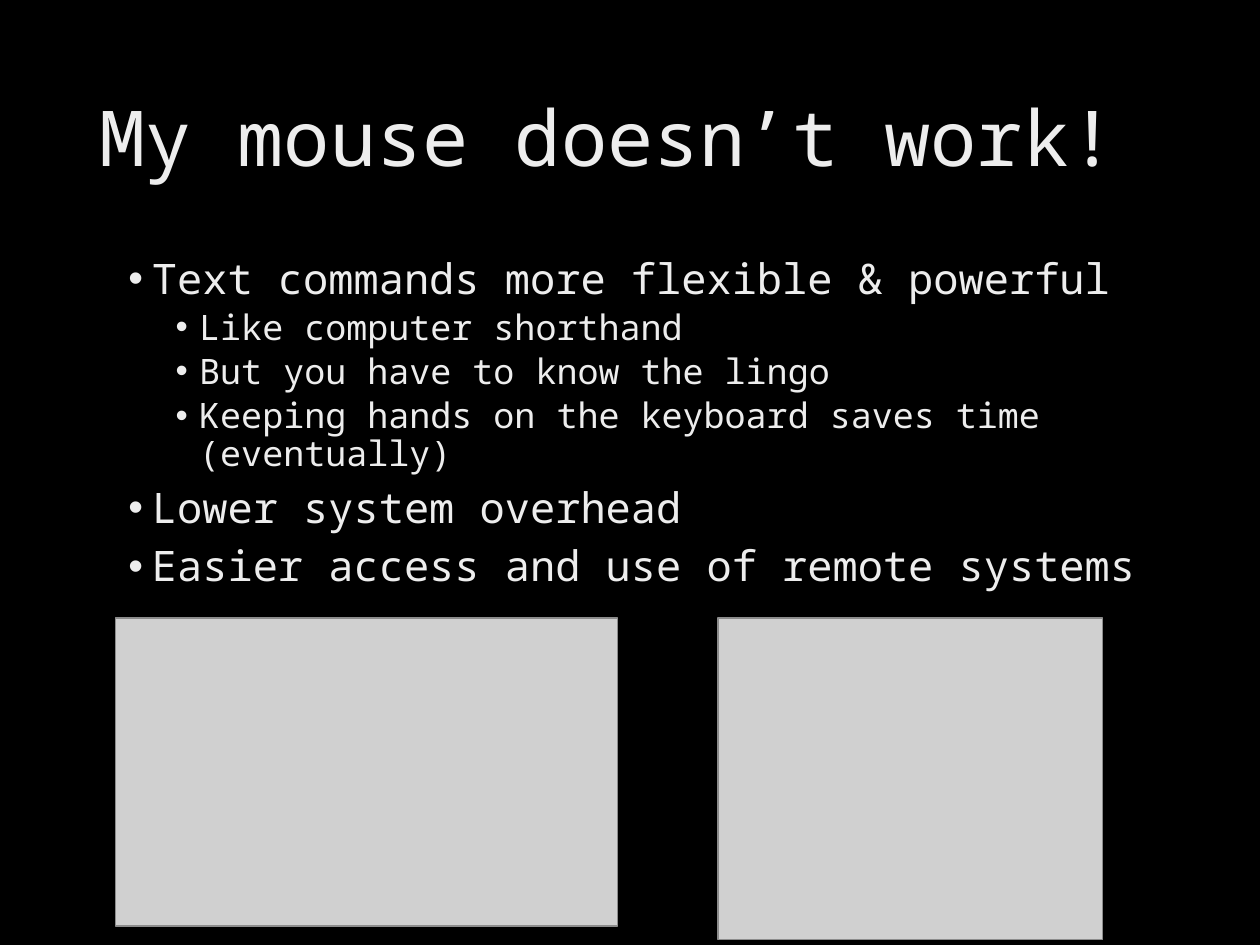
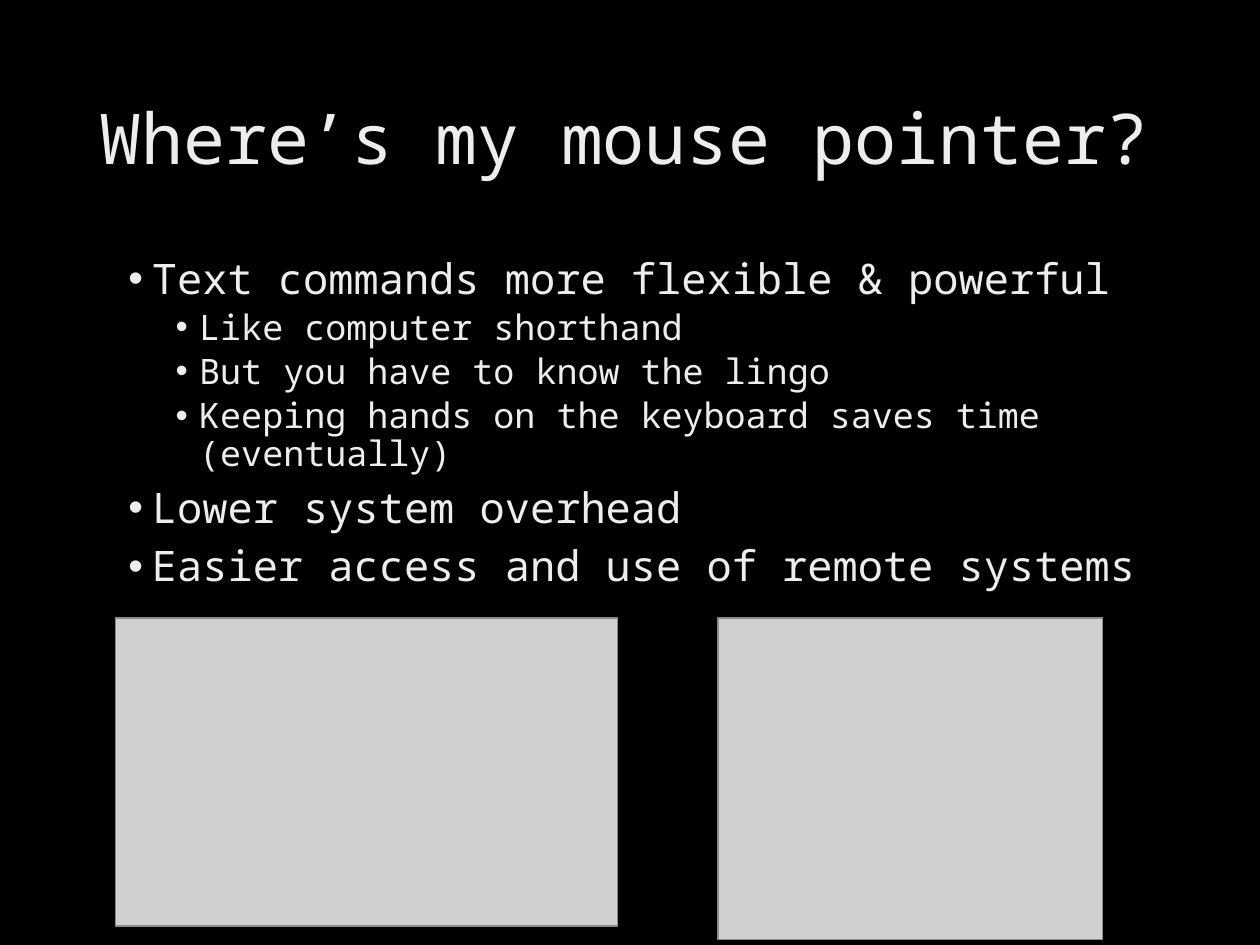
Before and after one commit to brevans/MPS_Workshop, a slide deck: slide 7 of presentations/Modern Computing.pptx. Drawn at 1260x945 pixels with LibreOffice and Linux fonts; fonts in the diff are those of the drawing; grey boxes stand for pictures; background and template pictures are left out. Boxes give left, top, right and bottom in pixels: in the first picture for what was removed or moved away, otherwise in the second. Text is boxed around its words. In the diff, an @@ line names an element or a change of style, - is before the commit and + after.

```diff
--- a/presentations/Modern Computing.pptx
+++ b/presentations/Modern Computing.pptx
@@ title at (99, 110, 1149, 181): text changed; size 44 to 40 pt @@
-My mouse doesn’t work!
+Where’s my mouse pointer?
```
Also in this commit, not shown: 3 other slides changed, 1 slide added, 3 slides removed, 1 other file.
